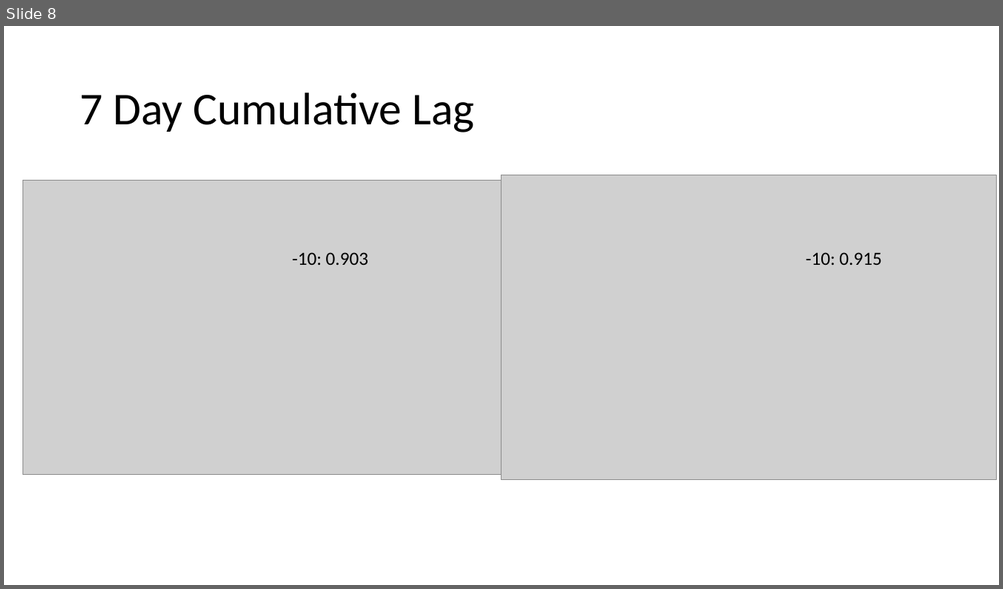
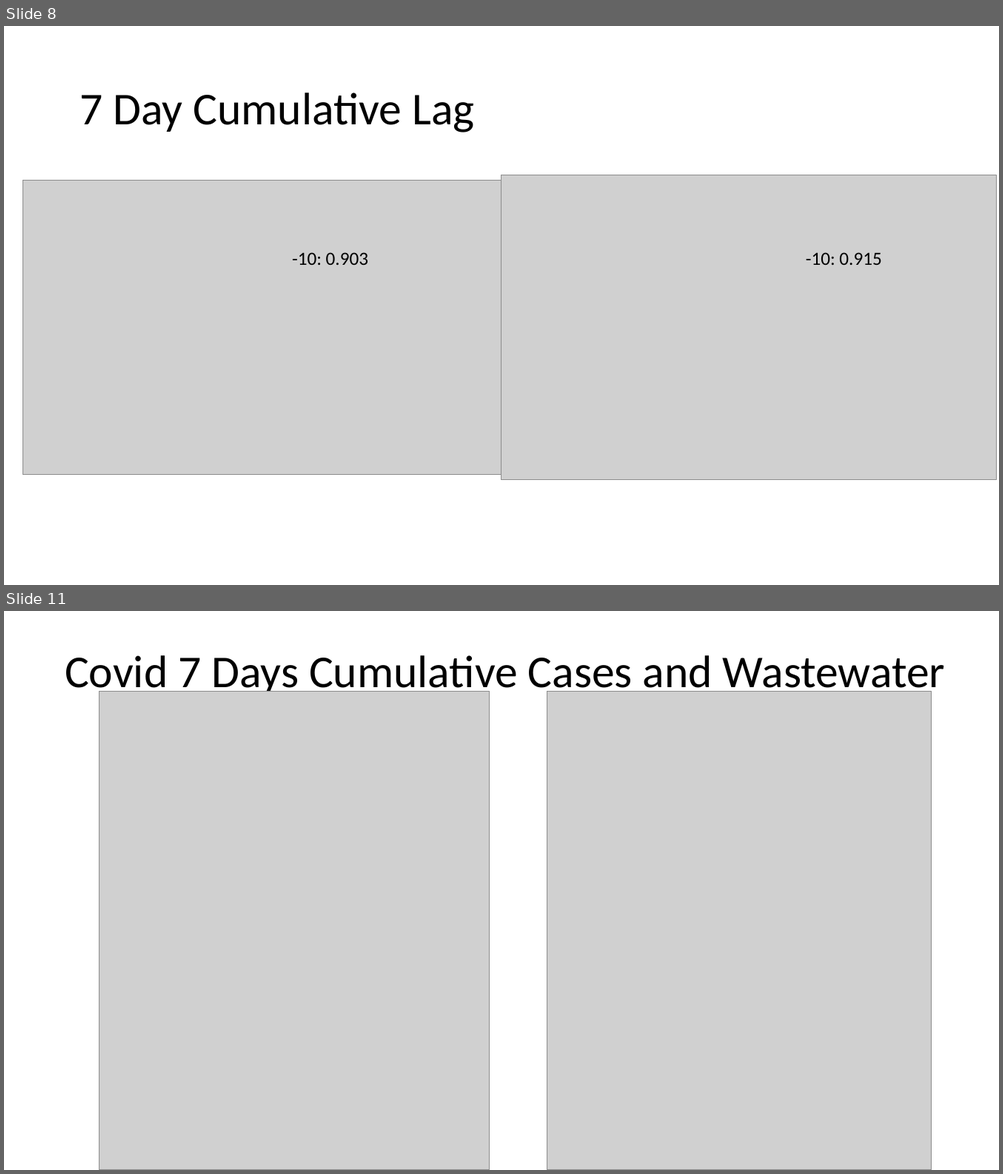
Before and after one commit to YJZhang77/Covid-git, a slide deck: results.pptx. Shown one above the other, each under a label of ours: slide 8 before the commit, slides 8 and 11 after it; the slides between them are not shown. The pictures are 1003x589 and 1003x1174 pixels, drawn with LibreOffice and Linux fonts; fonts in the diff are those of the drawing; grey boxes stand for pictures. Boxes give left, top, right and bottom in pixels: in the first picture for what was removed or moved away, otherwise in the second. Text is boxed around its words. In the diff, an @@ line names an element or a change of style, - is before the commit and + after.

```diff
--- a/results.pptx
+++ b/results.pptx
@@ slide 11 added at (4,611,999,1170), background #FFFFFF @@
@@ title added at (65,655,945,698), 44 pt, text #000000 @@
+Covid 7 Days Cumulative Cases and Wastewater
@@ picture added at (99,692,489,1170) @@
@@ picture added at (547,692,931,1170) @@
```
Also in this commit, not shown: 1 slide changed, 14 other slides added, 1 other file.
